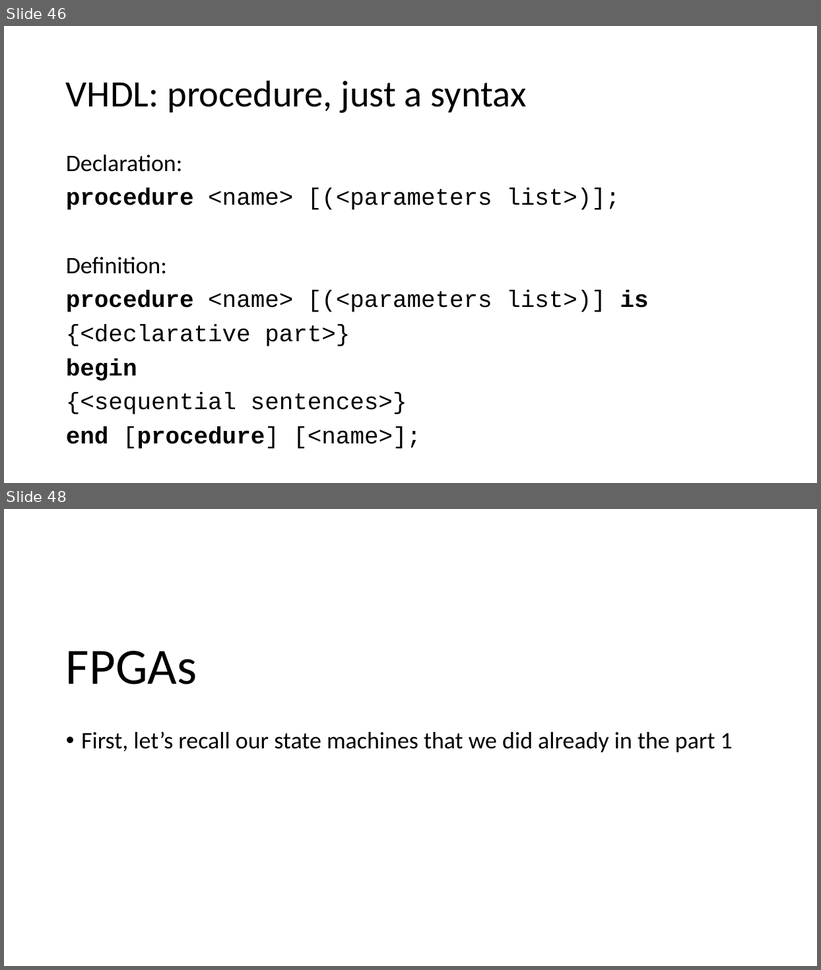
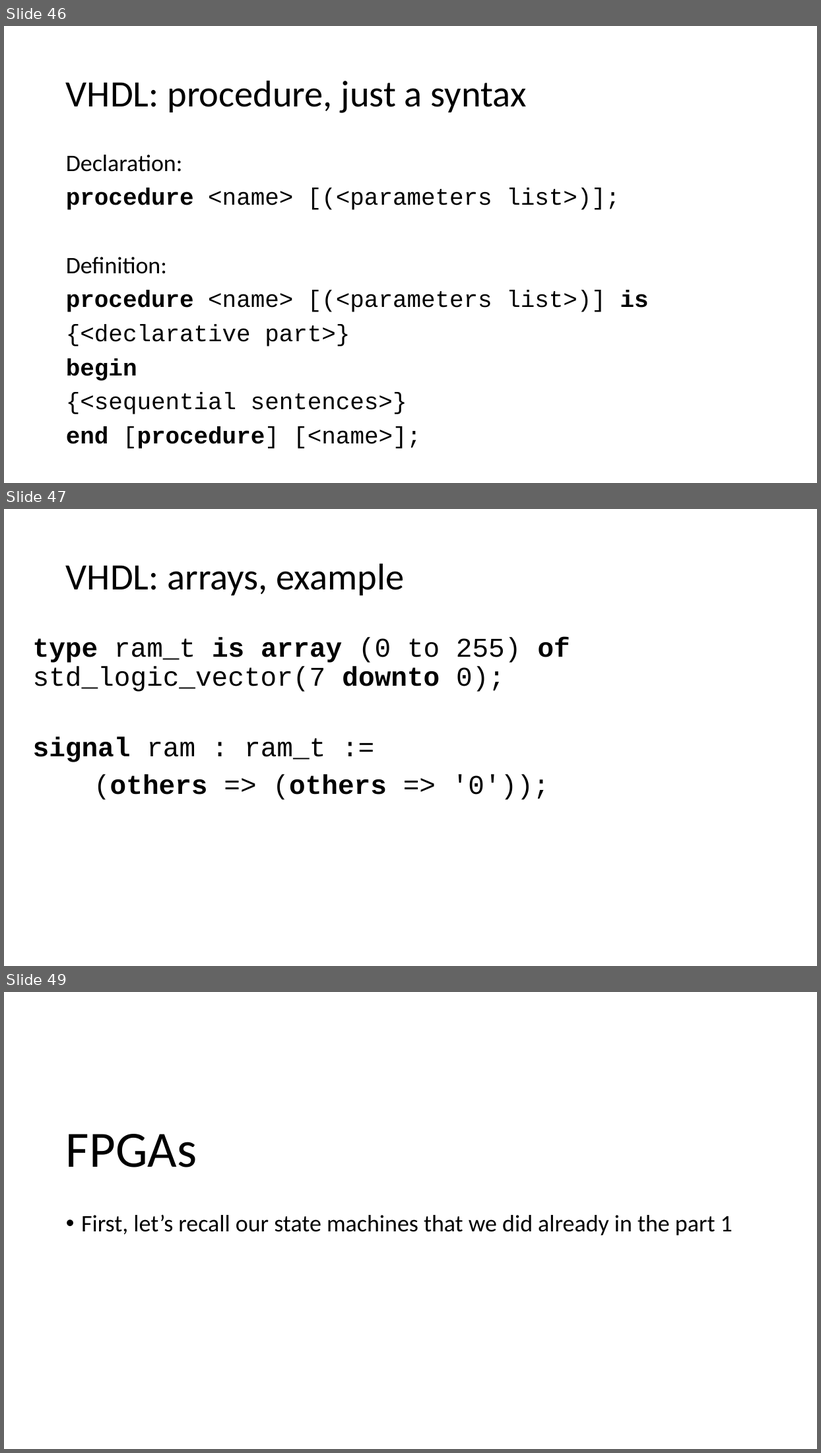
Before and after one commit to quarck/vhdl_intro, a slide deck: part2.pptx. Shown one above the other, each under a label of ours: slides 46 and 48 before the commit, slides 46, 47 and 49 after it; the slides between them are not shown. The pictures are 821x970 and 821x1453 pixels, drawn with LibreOffice and Linux fonts; fonts in the diff are those of the drawing. Boxes give left, top, right and bottom in pixels: in the first picture for what was removed or moved away, otherwise in the second. Text is boxed around its words. In the diff, an @@ line names an element or a change of style, - is before the commit and + after.

```diff
--- a/part2.pptx
+++ b/part2.pptx
@@ slide 47 added at <box>4,509,817,966</box>, background #FFFFFF @@
@@ title added at <box>66,563,404,595</box>, 44 pt, text #000000 @@
+VHDL: arrays, example
@@ text added at <box>33,637,570,800</box>, 32 pt, text #000000 @@
+type ram_t is array (0 to 255) of std_logic_vector(7 downto 0);
+signal ram : ram_t :=
+(others => (others => '0'));
@@ what was slide 48 is now slide 49 @@
```
Also in this commit, not shown: 1 other slide added, 1 slide removed.
